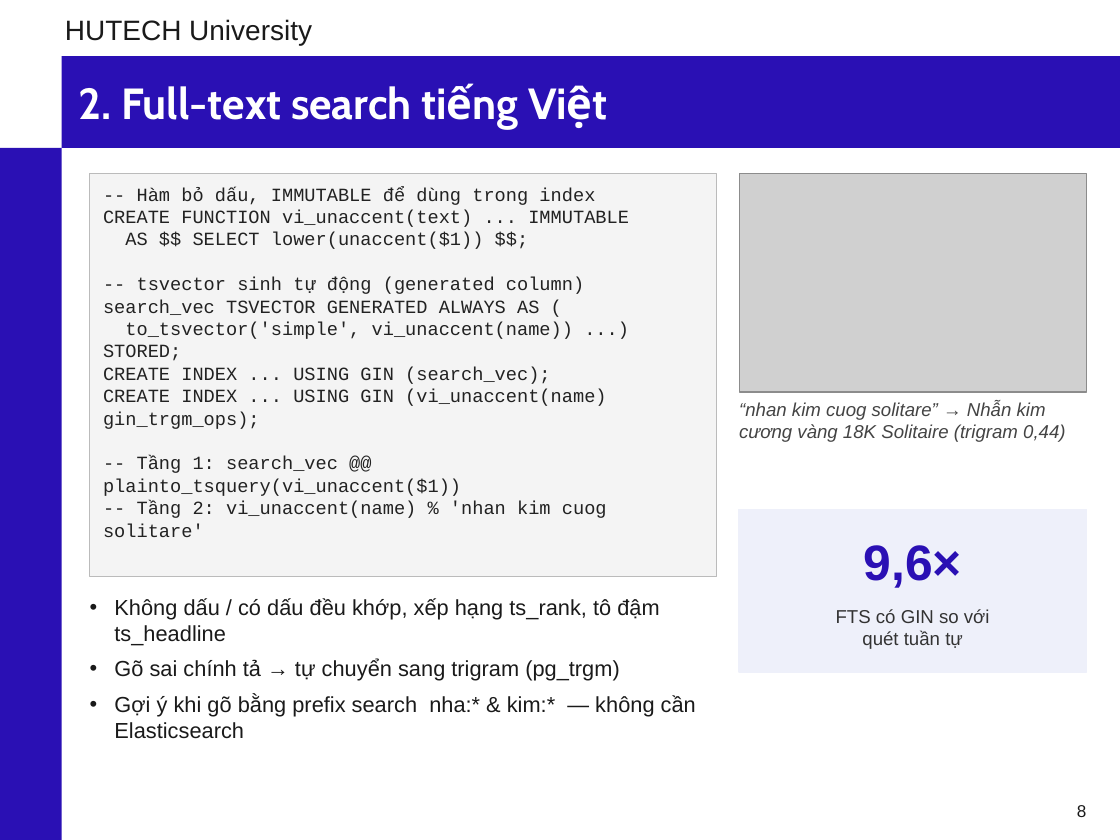
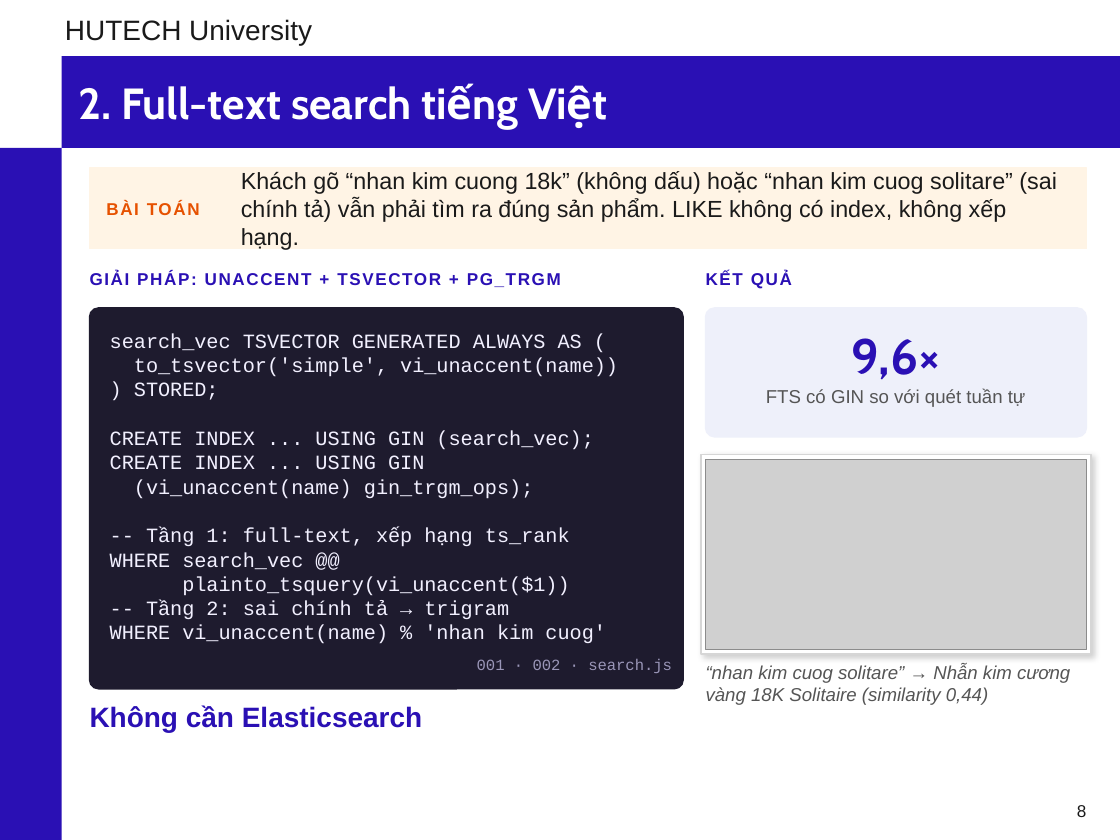
Before and after one commit to phunganhtuan123/master-csdl, a slide deck: slide 8 of docs/Slide_CSDL_Nhom6_PostgreSQL.pptx. Drawn at 1120x840 pixels with LibreOffice and Linux fonts; fonts in the diff are those of the drawing; grey boxes stand for pictures; background and template pictures are left out. Boxes give left, top, right and bottom in pixels: in the first picture for what was removed or moved away, otherwise in the second. Text is boxed around its words. In the diff, an @@ line names an element or a change of style, - is before the commit and + after.

```diff
--- a/docs/Slide_CSDL_Nhom6_PostgreSQL.pptx
+++ b/docs/Slide_CSDL_Nhom6_PostgreSQL.pptx
@@ rectangle: place and size @@
-rectangle at [90, 174, 717, 577]
+rectangle at [90, 168, 1086, 249]
@@ rectangle at [90, 168, 1086, 249]: fill #F4F4F4 to #FFF4E5; outline #BBBBBB 0.75 pt to #FFF4E5 1 pt @@
@@ text added at [241, 171, 1057, 250], 15 pt, text #1A1A1A @@
+Khách gõ “nhan kim cuong 18k” (không dấu) hoặc “nhan kim cuog solitare” (sai chính tả) vẫn phải tìm ra đúng sản phẩm. LIKE không có index, không xếp hạng.
@@ picture removed at [739, 174, 1086, 392] @@
@@ text at [103, 188, 629, 294]: paragraphs removed @@
--- Hàm bỏ dấu, IMMUTABLE để dùng trong index
-CREATE FUNCTION vi_unaccent(text) ... IMMUTABLE
-AS $$ SELECT lower(unaccent($1)) $$;
--- tsvector sinh tự động (generated column)
@@ text added at [106, 201, 200, 215], 11 pt, text #E65100, bold @@
+BÀI TOÁN
@@ text added at [90, 271, 561, 287], 11 pt, text #2A10B4, bold @@
+GIẢI PHÁP: UNACCENT + TSVECTOR + PG_TRGM
@@ text added at [706, 271, 792, 289], 11 pt, text #2A10B4, bold @@
+KẾT QUẢ
@@ rounded rectangle added at [90, 308, 683, 689], fill #1E1B2E, outline #1E1B2E 1 pt @@
@@ text "search_vec TSVECTOR GENERATED ALWAYS AS ...": place and size @@
-text "search_vec TSVECTOR GENERATED ALWAYS AS ..." at [103, 188, 629, 537]
+text "search_vec TSVECTOR GENERATED ALWAYS AS ..." at [110, 334, 618, 644]
@@ text "9,6×": place and size @@
-text "9,6×" at [864, 545, 962, 588]
+text "9,6×" at [851, 338, 940, 380]
@@ text "9,6×" at [851, 338, 940, 380]: font Arial to Cabin @@
@@ rounded rectangle added at [706, 308, 1086, 437], fill #EEF0FA, outline #EEF0FA 1 pt @@
@@ text at [110, 334, 593, 450]: size 12 to 13 pt, text colour #222222 to #F2F0FF in "search_vec TSVECTOR GENERATED ALWAYS AS (", "CREATE INDEX ... USING GIN (search_vec);" @@
@@ text at [134, 358, 618, 400]: text changed; size 12 to 13 pt; text colour #222222 to #F2F0FF @@
-to_tsvector('simple', vi_unaccent(name)) ...) STORED;
+to_tsvector('simple', vi_unaccent(name))
+) STORED;
@@ text at [766, 389, 1026, 407]: text changed; text colour #333333 to #555555 @@
-FTS có GIN so với
-quét tuần tự
+FTS có GIN so với quét tuần tự
@@ text at [110, 455, 606, 644]: text changed; size 12 to 13 pt; text colour #222222 to #F2F0FF @@
-CREATE INDEX ... USING GIN (vi_unaccent(name) gin_trgm_ops);
--- Tầng 1: search_vec @@ plainto_tsquery(vi_unaccent($1))
--- Tầng 2: vi_unaccent(name) % 'nhan kim cuog solitare'
+CREATE INDEX ... USING GIN
+(vi_unaccent(name) gin_trgm_ops);
+-- Tầng 1: full-text, xếp hạng ts_rank
+WHERE search_vec @@
+plainto_tsquery(vi_unaccent($1))
+-- Tầng 2: sai chính tả → trigram
+WHERE vi_unaccent(name) % 'nhan kim cuog'
@@ rectangle: place and size @@
-rectangle at [739, 510, 1086, 672]
+rectangle at [701, 455, 1091, 654]
@@ rectangle at [701, 455, 1091, 654]: fill #EEF0FA to #FFFFFF; outline #EEF0FA 1 pt to #D6D6D6 1 pt; shadow on @@
@@ picture added at [706, 459, 1086, 650] @@
@@ text added at [477, 659, 672, 673], 10 pt, text #9A96B8 @@
+001 · 002 · search.js
@@ text at [706, 665, 1070, 705]: text changed; text colour #444444 to #555555 @@
-“nhan kim cuog solitare” → Nhẫn kim cương vàng 18K Solitaire (trigram 0,44)
+“nhan kim cuog solitare” → Nhẫn kim cương vàng 18K Solitaire (similarity 0,44)
@@ text at [90, 706, 422, 733]: text changed; size 14 to 18 pt; text colour #1A1A1A to #2A10B4; bold on @@
-• Không dấu / có dấu đều khớp, xếp hạng ts_rank, tô đậm ts_headline
-• Gõ sai chính tả → tự chuyển sang trigram (pg_trgm)
-• Gợi ý khi gõ bằng prefix search nha:* & kim:* — không cần Elasticsearch
+Không cần Elasticsearch
```
Also in this commit, not shown: 15 other slides changed, 1 slide added, 1 slide removed, 43 other files.
